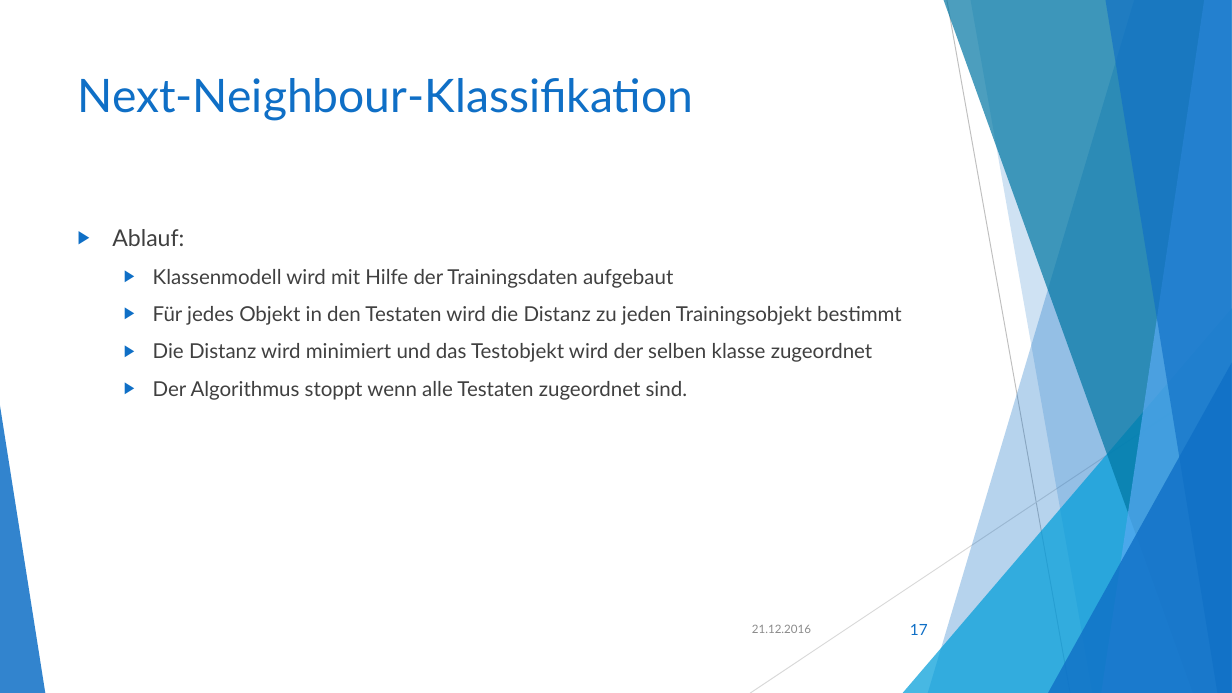
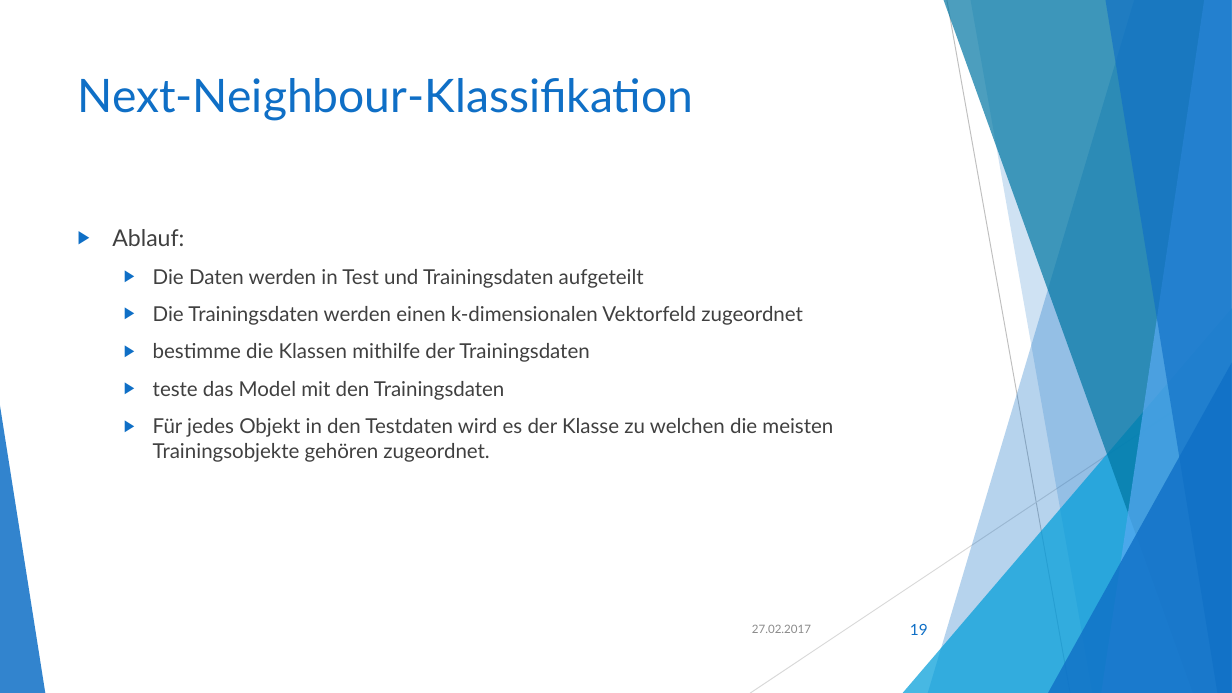
Before and after one commit to akio4800/fh, a slide deck: slide 19 of Klassifikation und Clustering.pptx (slide 17 before the commit). Drawn at 1232x693 pixels with LibreOffice and Linux fonts; fonts in the diff are those of the drawing. Boxes give left, top, right and bottom in pixels: in the first picture for what was removed or moved away, otherwise in the second. Text is boxed around its words. In the diff, an @@ line names an element or a change of style, - is before the commit and + after.

Commit message:
pptx

```diff
--- a/Klassifikation und Clustering.pptx
+++ b/Klassifikation und Clustering.pptx
@@ text at (153,269,833,462): text changed @@
-  ▶ Klassenmodell wird mit Hilfe der Trainingsdaten aufgebaut
-  ▶ Für jedes Objekt in den Testaten wird die Distanz zu jeden Trainingsobjekt bestimmt
-  ▶ Die Distanz wird minimiert und das Testobjekt wird der selben klasse zugeordnet
-  ▶ Der Algorithmus stoppt wenn alle Testaten zugeordnet sind.
+  ▶ Die Daten werden in Test und Trainingsdaten aufgeteilt
+  ▶ Die Trainingsdaten werden einen k-dimensionalen Vektorfeld zugeordnet
+  ▶ bestimme die Klassen mithilfe der Trainingsdaten
+  ▶ teste das Model mit den Trainingsdaten
+  ▶ Für jedes Objekt in den Testdaten wird es der Klasse zu welchen die meisten Trainingsobjekte gehören zugeordnet.
@@ text at (752,625,811,633): text changed @@
-21.12.2016
+27.02.2017
@@ page number at (910,624,928,635): text changed @@
-17
+19
```
Also in this commit, not shown: 15 other slides changed, 3 slides added, 2 slides removed, 2 other files.
